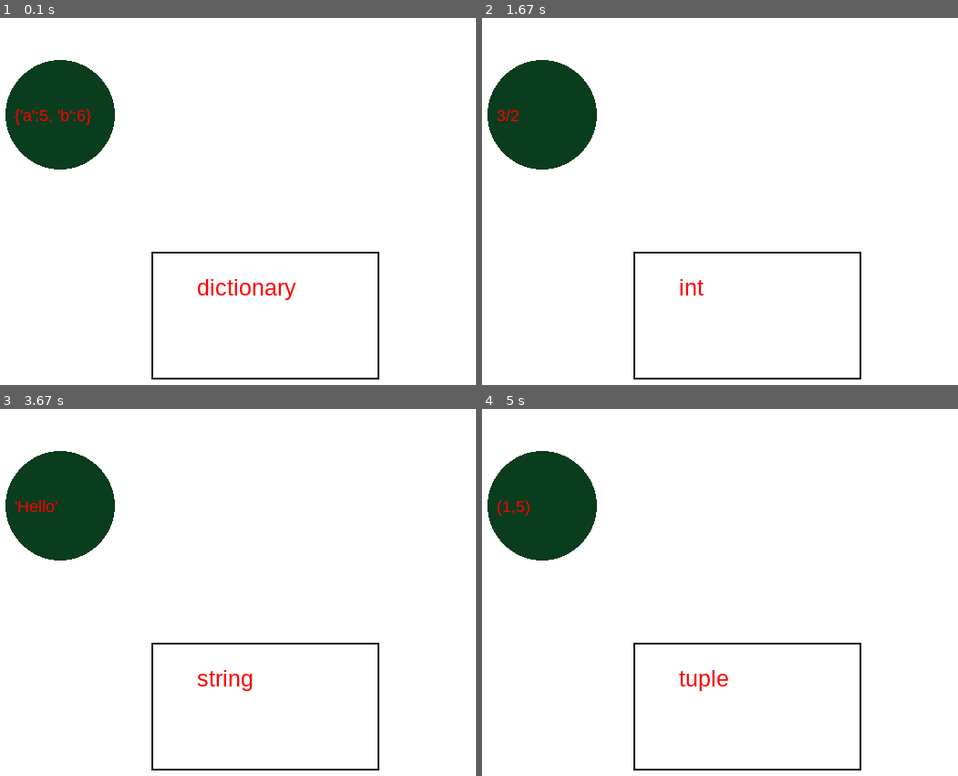
Above: before the commit, frames 1-4 (two rows, left to right).
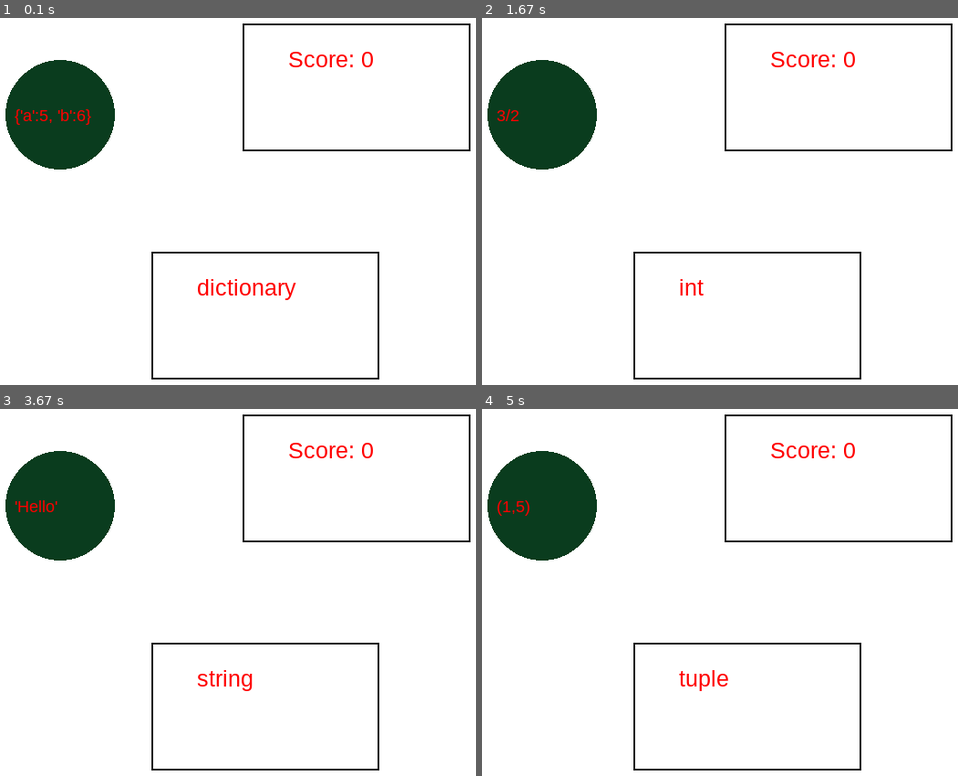
Above: after the commit, the same moments.

Repository: lagrassa/pyventure
Game: pygame game, started from LearnPython/data_types.py
Same seed, same stepped clock (60 frames per second), same inputs: the game is played once before the commit and once after it. The source is Python 2; it was converted automatically to run under Python 3.
Inputs (mouse positions are in pixels of both pictures, inside the frame that each line leads up to):
- Up to frame 1 (0.1 s): no input
- Up to frame 2 (1.67 s): click (772, 161) at 0.38 s; click (572, 91) at 0.72 s; click "[Jess, Alex]" at 1.05 s; click (543, 146) at 1.38 s
- Up to frame 3 (3.67 s): click (85, 493) at 3.55 s
- Up to frame 4 (5 s): click "'Hello'" at 3.88 s

The runs differ from the first frame. In frame 1, 1.0% of the frame differs, in the area x 50-99%, y 1-37%; in frame 2, 1.0%; in frame 3, 1.0%; in frame 4, 1.0%.

Commit message:
Added a score framework

Diff:
--- a/LearnPython/data_types.py
+++ b/LearnPython/data_types.py
@@ -18,6 +18,8 @@
         self.center = (100,200)
     def draw_bubble(self):
         circleRect = pygame.draw.circle(screen, (10, 60, 30), self.center, self.radius)
+    def grow(self,amount_to_grow):
+        self.radius = self.radius + amount_to_grow
     def change_displayed_data(self):
         self.current_example_index +=1
         self.current_example = self.data[self.current_example_index]
@@ -32,45 +34,68 @@
         if ((x-x_circle)**2+(y-y_circle)**2)**0.5 < self.radius:
             return True
         return False
-    def is_correct(self, data_displayer):
+    def is_correct(self, data_data_type_displayer):
         bubble_type = self.example_data_types[self.current_example_index]
-        correct_type = data_displayer.current_data_type
+        correct_type = data_data_type_displayer.current_data_type
         if bubble_type == correct_type:
             return True
         return False
 
 class Data_Displayer():
-    def __init__(self):
+    def __init__(self, x, y, data_types):
         pygame.display.set_caption('Data Types')
         pygame.display.update()
-        self.data_types= ["dictionary", "list", "float", "int", "string", "tuple"]
+        self.data_types = data_types
         self.current_data_type_index = 0
         self.current_data_type = "dictionary"
+        self.x = x
+        self.y = y
+        self.number = 0
     def draw_self(self):
-        self.rect = pygame.draw.rect(screen, (25,25,25), (200, 350, screen_width/2.0, screen_height/5.0), 2)
+        self.rect = pygame.draw.rect(screen, (25,25,25), (self.x, self.y, screen_width/2.0, screen_height/5.0), 2)
     def addText(self):
-        screen.blit(font.render(self.current_data_type, True, (255,0,0)), (250, 375))
+        screen.blit(font.render(self.current_data_type, True, (255,0,0)), (self.x+50, self.y +25))
         pygame.display.update()
     def change(self):
         self.current_data_type_index+=1
         self.current_data_type = self.data_types[self.current_data_type_index]
+    def number_increase(self):
+        pass
+    def display_number(self):
+        text_to_display = "Score: "+ str(self.number)
+        screen.blit(font.render(text_to_display, True, (255,0,0)), (self.x+50, self.y +25))
+        pygame.display.update()
+
 # Main method of the program
 data = ["{'a':5, 'b':6}","[Jess, Alex]","3.0/2","3/2","'Hello'", "(1,5)"]
 correct_bubble = Bubble(data)
-displayer= Data_Displayer()
+data_type_displayer_x =200
+data_type_displayer_y =350
+data_types= ["dictionary", "list", "float", "int", "string", "tuple"]
+data_type_displayer= Data_Displayer(data_type_displayer_x, data_type_displayer_y, data_types)
+
+score_display_x = 300
+score_display_y = 100
+score_displayer = Data_Displayer(score_display_x, score_display_y, None) #None is the last parameter because scores don't store data types
 while True:
     for event in pygame.event.get():
         if event.type == pygame.MOUSEBUTTONDOWN:
             position = pygame.mouse.get_pos()
             if correct_bubble.is_in_range(position):
-                if correct_bubble.is_correct(displayer):
-                    displayer.change()
+                if correct_bubble.is_correct(data_type_displayer):
+                    data_type_displayer.change()
                     correct_bubble.change_displayed_data()
+                    score_displayer.number_increase()
 
     screen.fill((255,255,255))
     correct_bubble.draw_bubble()
-    displayer.draw_self()
-    displayer.addText()
+    #Do things related to the data type displayer
+    data_type_displayer.draw_self()
+    data_type_displayer.addText()
+    #Update the bubble
     correct_bubble.addText()
+    #Update the score screen
+    score_displayer.draw_self()
+    score_displayer.display_number()
     pygame.display.update()
     mainClock.tick(40)
